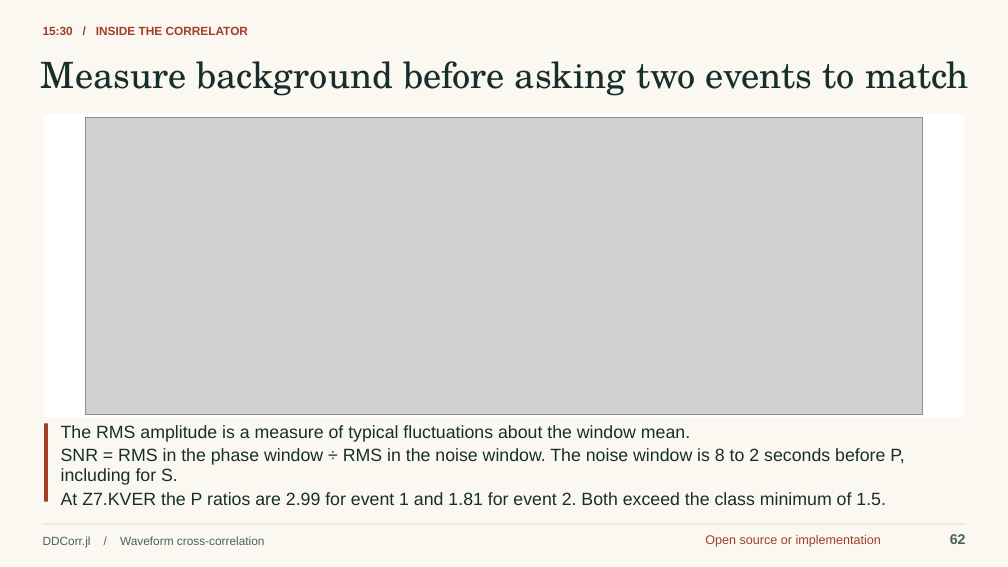
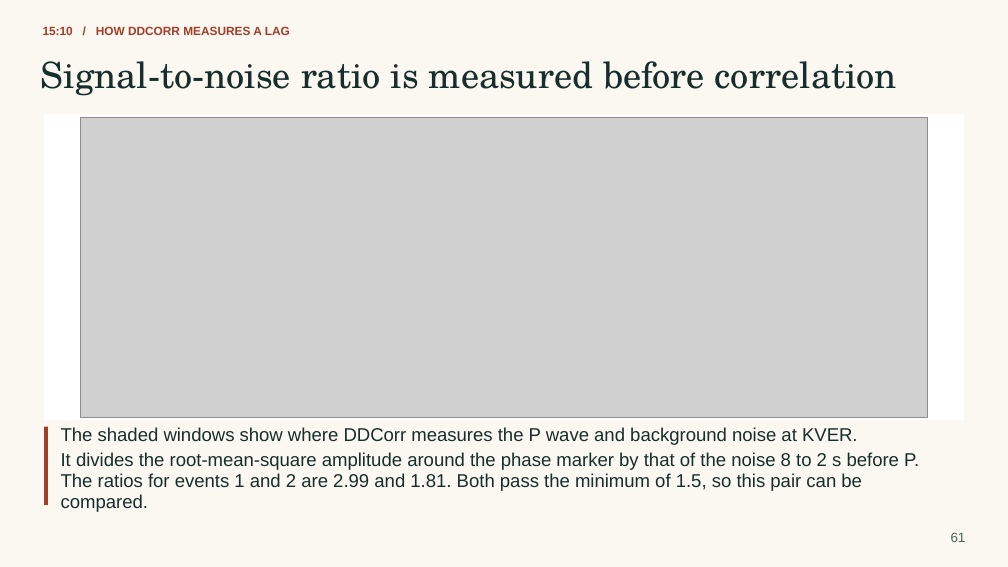
Before and after one commit to eliasrh/DDCorr.jl, a slide deck: slide 61 of teaching/DDCorr_minicourse.pptx (slide 62 before the commit). Drawn at 1008x567 pixels with LibreOffice and Linux fonts; fonts in the diff are those of the drawing; grey boxes stand for pictures. Boxes give left, top, right and bottom in pixels: in the first picture for what was removed or moved away, otherwise in the second. Text is boxed around its words. In the diff, an @@ line names an element or a change of style, - is before the commit and + after.

Commit message:
Teach the full Friday DDCorr lab with Bárðarbunga field recordings
Walk through the Iceland report, distinguish fitted lags from sampled coefficients, and reserve the last two hours for participants’ own SAC data.

```diff
--- a/teaching/DDCorr_minicourse.pptx
+++ b/teaching/DDCorr_minicourse.pptx
@@ text at [43,26,290,35]: text changed @@
-15:30 / INSIDE THE CORRELATOR
+15:10 / HOW DDCORR MEASURES A LAG
@@ text at [41,61,897,96]: text changed @@
-Measure background before asking two events to match
+Signal-to-noise ratio is measured before correlation
@@ picture: place and size @@
-picture at [85,117,923,414]
+picture at [81,117,928,417]
@@ text removed at [61,425,690,442] @@
-The RMS amplitude is a measure of typical fluctuations about the window mean.
@@ text added at [61,427,858,445], 17.6 pt, text #172E2C @@
+The shaded windows show where DDCorr measures the P wave and background noise at KVER.
@@ text at [61,473,862,491]: text changed; size 16.9 to 17.6 pt @@
-At Z7.KVER the P ratios are 2.99 for event 1 and 1.81 for event 2. Both exceed the class minimum of 1.5.
+The ratios for events 1 and 2 are 2.99 and 1.81. Both pass the minimum of 1.5, so this pair can be
@@ text at [61,452,919,470]: text changed; size 16.9 to 17.6 pt @@
-SNR = RMS in the phase window ÷ RMS in the noise window. The noise window is 8 to 2 seconds before P,
+It divides the root-mean-square amplitude around the phase marker by that of the noise 8 to 2 s before P.
@@ text removed at [61,468,178,485] @@
-including for S.
@@ text added at [61,494,148,512], 17.6 pt, text #172E2C @@
+compared.
@@ rectangle removed at [42,524,966,525] @@
@@ text removed at [43,536,265,548] @@
-DDCorr.jl / Waveform cross-correlation
@@ text removed at [705,535,881,547] @@
-Open source or implementation
@@ text removed at [950,534,966,544] @@
-62
@@ text added at [951,532,966,542], 12.8 pt, text #486258 @@
+61
```
Also in this commit, not shown: 1 other slide changed, 86 slides added, 80 slides removed, 48 other files.
